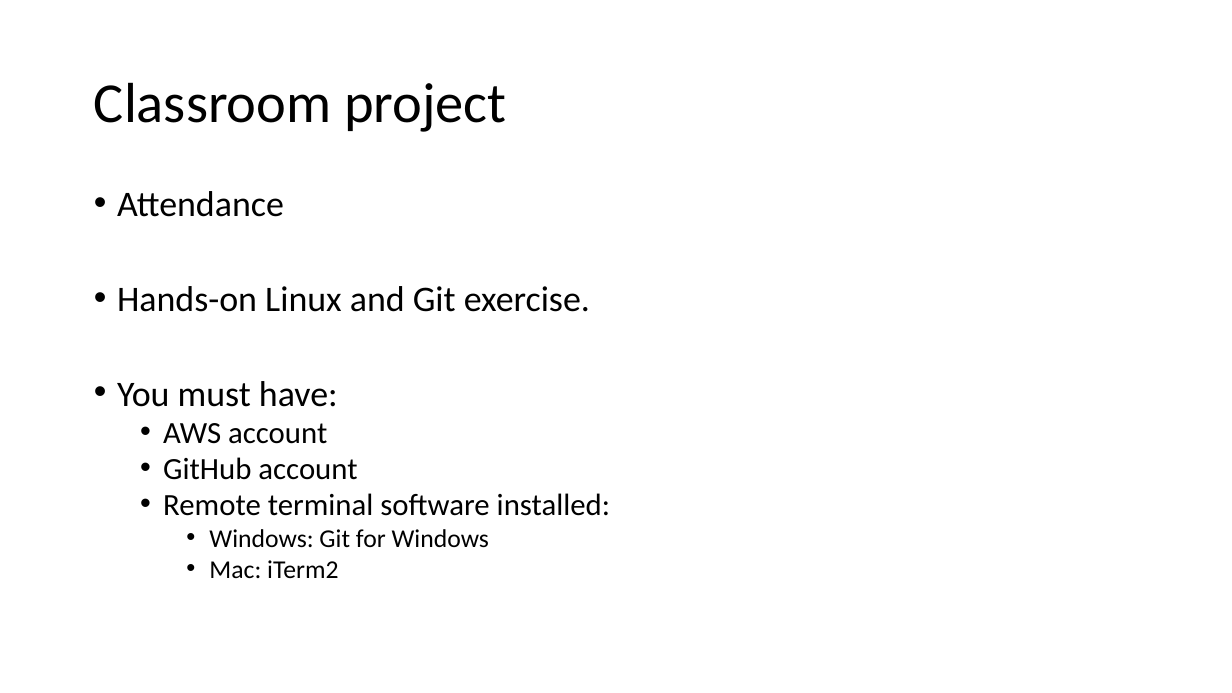
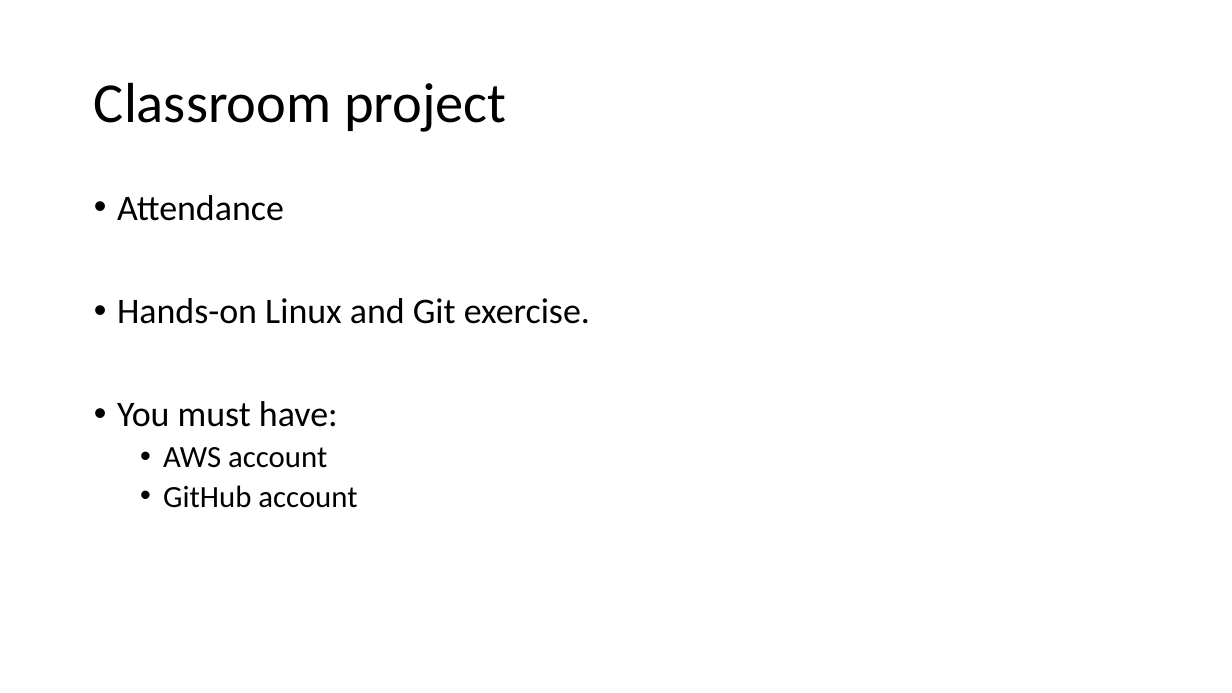
Before and after one commit to jasondbaker/infrastructure-class, a slide deck: slide 6 of review/lecture-review-week-2.pptx. Drawn at 1232x693 pixels with LibreOffice and Linux fonts; fonts in the diff are those of the drawing. Boxes give left, top, right and bottom in pixels: in the first picture for what was removed or moved away, otherwise in the second. Text is boxed around its words. In the diff, an @@ line names an element or a change of style, - is before the commit and + after.

```diff
--- a/review/lecture-review-week-2.pptx
+++ b/review/lecture-review-week-2.pptx
@@ text "Attendance" at <box>117,195,590,508</box>: line spacing 0.8 to 0.9 @@
@@ text at <box>163,493,610,578</box>: paragraphs removed @@
-  • Remote terminal software installed:
-    • Windows: Git for Windows
-    • Mac: iTerm2
```
Also in this commit, not shown: 7 other files.
